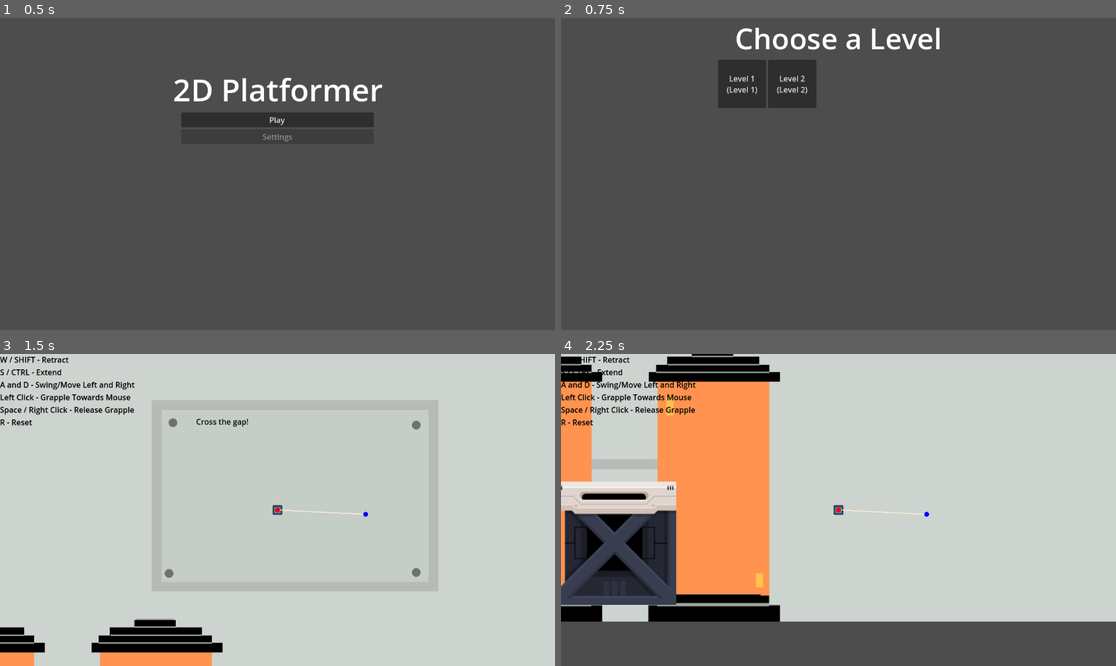
Above: before the commit, frames 1-4 (two rows, left to right).
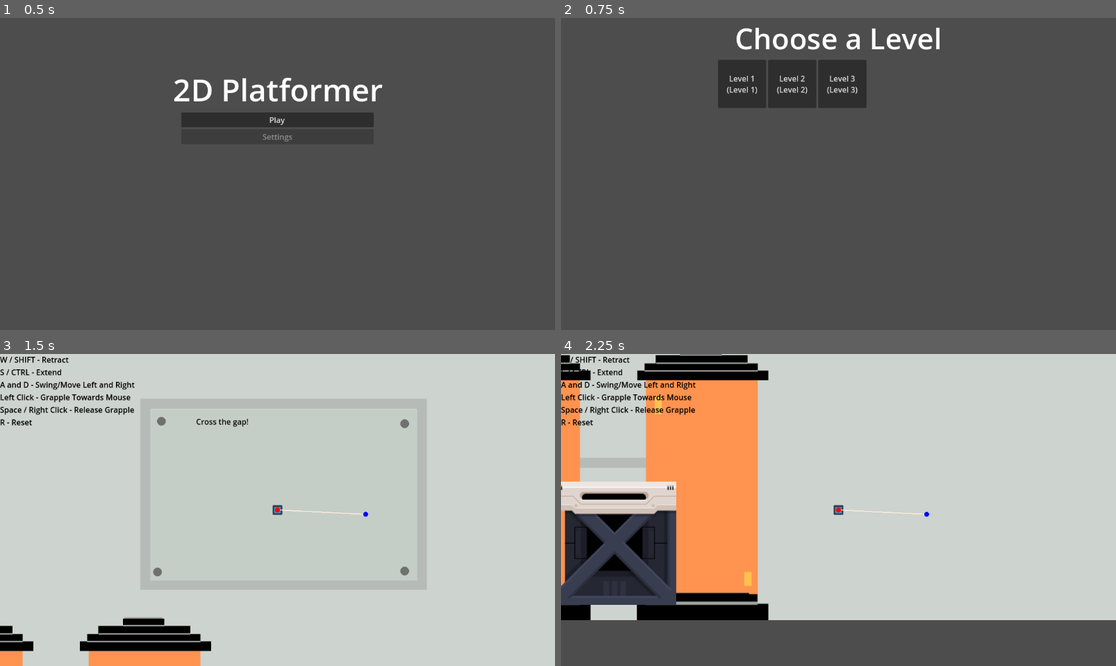
Above: after the commit, the same moments.

Repository: matthewchen146/cmpm-172-grappling-platformer
Game: Godot game, scene res://scenes/main_scenes/title/title.tscn
Same seed, same stepped clock (60 frames per second), same inputs: the game is played once before the commit and once after it. The engine's default icon, where the game draws it, is replaced by a stand-in: a white triangle on a blue panel in a dark square.
Inputs (mouse positions are in pixels of both pictures, inside the frame that each line leads up to):
- Up to frame 1 (0.5 s): no input
- Up to frame 2 (0.75 s): click "Play" at 0.5 s
- Up to frame 3 (1.5 s): click "Level 1 (Level 1)" at 1.25 s
- Up to frame 4 (2.25 s): move the mouse to (960, 494) at 2.02 s; hold Right (move_right) from 2.03 s (still down); hold S (lower) from 2.03 s (still down); click (960, 494) at 2.17 s

Frame 1 is identical in both runs. In frame 2, 1.3% of the frame differs, in the area x 46-56%, y 13-29%; in frame 3, 2.0%; in frame 4, 5.5%, in the area x 0-100%, y 0-86%.

Commit message:
Button Implemented

Diff:
--- a/scenes/main_scenes/Levels/Level1.tscn
+++ b/scenes/main_scenes/Levels/Level1.tscn
@@ -7,6 +7,7 @@
 [ext_resource type="Texture2D" uid="uid://r4pvpqt1jh30" path="res://misc/icon.svg" id="4_6ns0k"]
 [ext_resource type="Script" path="res://scripts/Button.gd" id="5_0jonn"]
 [ext_resource type="Script" path="res://scripts/Door.gd" id="6_wv75m"]
+[ext_resource type="Texture2D" uid="uid://ca0u07badv0np" path="res://Assets/Button_Anim.png" id="7_i5q6y"]
 [ext_resource type="Texture2D" uid="uid://b1dy0gufhix1s" path="res://Assets/Door_Animation_Sprites_Revised.png" id="8_1j28l"]
 
 [sub_resource type="CapsuleShape2D" id="CapsuleShape2D_uv13g"]
@@ -17,21 +18,61 @@
 height = 22.0
 
 [sub_resource type="RectangleShape2D" id="RectangleShape2D_3dfyy"]
-size = Vector2(20, 3)
+size = Vector2(16, 10.0047)
 
 [sub_resource type="RectangleShape2D" id="RectangleShape2D_upc62"]
-size = Vector2(16, 3)
+size = Vector2(9.00001, 3.49529)
 
 [sub_resource type="Animation" id="Animation_btqnr"]
 resource_name = "Button_Down"
+tracks/0/type = "value"
+tracks/0/imported = false
+tracks/0/enabled = true
+tracks/0/path = NodePath("Sprite2D:frame")
+tracks/0/interp = 1
+tracks/0/loop_wrap = true
+tracks/0/keys = {
+"times": PackedFloat32Array(0, 0.1, 0.2, 0.3),
+"transitions": PackedFloat32Array(1, 1, 1, 1),
+"update": 1,
+"values": [0, 1, 2, 3]
+}
 
 [sub_resource type="Animation" id="Animation_bhe58"]
 resource_name = "Button_Up"
+tracks/0/type = "value"
+tracks/0/imported = false
+tracks/0/enabled = true
+tracks/0/path = NodePath("Sprite2D:frame")
+tracks/0/interp = 1
+tracks/0/loop_wrap = true
+tracks/0/keys = {
+"times": PackedFloat32Array(0, 0.1, 0.2, 0.3),
+"transitions": PackedFloat32Array(1, 1, 1, 1),
+"update": 1,
+"values": [3, 2, 1, 0]
+}
+
+[sub_resource type="Animation" id="Animation_3n18f"]
+length = 0.001
+tracks/0/type = "value"
+tracks/0/imported = false
+tracks/0/enabled = true
+tracks/0/path = NodePath("Sprite2D:frame")
+tracks/0/interp = 1
+tracks/0/loop_wrap = true
+tracks/0/keys = {
+"times": PackedFloat32Array(0),
+"transitions": PackedFloat32Array(1),
+"update": 1,
+"values": [0]
+}
 
 [sub_resource type="AnimationLibrary" id="AnimationLibrary_ux273"]
 _data = {
 "Button_Down": SubResource("Animation_btqnr"),
-"Button_Up": SubResource("Animation_bhe58")
+"Button_Up": SubResource("Animation_bhe58"),
+"RESET": SubResource("Animation_3n18f")
 }
 
 [sub_resource type="RectangleShape2D" id="RectangleShape2D_qafom"]
@@ -153,7 +194,7 @@
 motion_mirroring = Vector2(2500, 0)
 
 [node name="Sprite2D" type="Sprite2D" parent="ParallaxBackground/ParallaxLayer"]
-position = Vector2(-76, 53)
+position = Vector2(-100, 50)
 texture = ExtResource("2_f8jwq")
 
 [node name="Player" type="RigidBody2D" parent="." groups=["Presser"]]
@@ -170,7 +211,6 @@
 [node name="Camera2D" type="Camera2D" parent="Player"]
 
 [node name="CollisionShape2D" type="CollisionShape2D" parent="Player"]
-visible = false
 shape = SubResource("CapsuleShape2D_uv13g")
 debug_color = Color(0, 0.627451, 0.0784314, 0.419608)
 
@@ -202,22 +242,23 @@
 [node name="Button" type="StaticBody2D" parent="Node2D"]
 position = Vector2(496, 60)
 script = ExtResource("5_0jonn")
-metadata/_edit_group_ = true
 metadata/TriggerObjects = [NodePath("../Door")]
 
 [node name="Sprite2D" type="Sprite2D" parent="Node2D/Button"]
-position = Vector2(3.40939e-05, -1.66893e-06)
-scale = Vector2(0.15625, 0.046875)
-texture = ExtResource("4_6ns0k")
+position = Vector2(0, -9)
+scale = Vector2(0.426, 0.426)
+texture = ExtResource("7_i5q6y")
+hframes = 2
+vframes = 2
 
 [node name="Base Collision" type="CollisionShape2D" parent="Node2D/Button"]
-position = Vector2(0, 1.5)
+position = Vector2(-1, -0.997646)
 shape = SubResource("RectangleShape2D_3dfyy")
 
 [node name="Area2D" type="Area2D" parent="Node2D/Button"]
 
 [node name="Button Collision" type="CollisionShape2D" parent="Node2D/Button/Area2D"]
-position = Vector2(0, -1.5)
+position = Vector2(-0.5, -8.25235)
 shape = SubResource("RectangleShape2D_upc62")
 debug_color = Color(0, 0.6, 0.701961, 0.419608)
 
--- a/scenes/main_scenes/Levels/Level2.tscn
+++ b/scenes/main_scenes/Levels/Level2.tscn
@@ -7,6 +7,7 @@
 [ext_resource type="Texture2D" uid="uid://r4pvpqt1jh30" path="res://misc/icon.svg" id="4_r6yws"]
 [ext_resource type="Script" path="res://scripts/Button.gd" id="5_gicgk"]
 [ext_resource type="Script" path="res://scripts/Door.gd" id="6_j2pwe"]
+[ext_resource type="Texture2D" uid="uid://ca0u07badv0np" path="res://Assets/Button_Anim.png" id="7_gplrf"]
 [ext_resource type="Texture2D" uid="uid://b1dy0gufhix1s" path="res://Assets/Door_Animation_Sprites_Revised.png" id="8_s23in"]
 
 [sub_resource type="CapsuleShape2D" id="CapsuleShape2D_e0xi0"]
@@ -16,25 +17,65 @@
 radius = 9.0
 height = 22.0
 
-[sub_resource type="RectangleShape2D" id="RectangleShape2D_nnqoc"]
-size = Vector2(20, 3)
-
-[sub_resource type="RectangleShape2D" id="RectangleShape2D_gxpej"]
-size = Vector2(16, 3)
+[sub_resource type="RectangleShape2D" id="RectangleShape2D_lnlpm"]
+size = Vector2(16, 10.0047)
+
+[sub_resource type="RectangleShape2D" id="RectangleShape2D_c5xeq"]
+size = Vector2(9.00001, 3.49529)
 
 [sub_resource type="Animation" id="Animation_btqnr"]
 resource_name = "Button_Down"
+tracks/0/type = "value"
+tracks/0/imported = false
+tracks/0/enabled = true
+tracks/0/path = NodePath("Sprite2D:frame")
+tracks/0/interp = 1
+tracks/0/loop_wrap = true
+tracks/0/keys = {
+"times": PackedFloat32Array(0, 0.1, 0.2, 0.3),
+"transitions": PackedFloat32Array(1, 1, 1, 1),
+"update": 1,
+"values": [0, 1, 2, 3]
+}
 
 [sub_resource type="Animation" id="Animation_bhe58"]
 resource_name = "Button_Up"
+tracks/0/type = "value"
+tracks/0/imported = false
+tracks/0/enabled = true
+tracks/0/path = NodePath("Sprite2D:frame")
+tracks/0/interp = 1
+tracks/0/loop_wrap = true
+tracks/0/keys = {
+"times": PackedFloat32Array(0, 0.1, 0.2, 0.3),
+"transitions": PackedFloat32Array(1, 1, 1, 1),
+"update": 1,
+"values": [3, 2, 1, 0]
+}
+
+[sub_resource type="Animation" id="Animation_3n18f"]
+length = 0.001
+tracks/0/type = "value"
+tracks/0/imported = false
+tracks/0/enabled = true
+tracks/0/path = NodePath("Sprite2D:frame")
+tracks/0/interp = 1
+tracks/0/loop_wrap = true
+tracks/0/keys = {
+"times": PackedFloat32Array(0),
+"transitions": PackedFloat32Array(1),
+"update": 1,
+"values": [0]
+}
 
 [sub_resource type="AnimationLibrary" id="AnimationLibrary_ux273"]
 _data = {
 "Button_Down": SubResource("Animation_btqnr"),
-"Button_Up": SubResource("Animation_bhe58")
-}
-
-[sub_resource type="RectangleShape2D" id="RectangleShape2D_x0bm2"]
+"Button_Up": SubResource("Animation_bhe58"),
+"RESET": SubResource("Animation_3n18f")
+}
+
+[sub_resource type="RectangleShape2D" id="RectangleShape2D_gfpil"]
 size = Vector2(68, 116)
 
 [sub_resource type="Animation" id="Animation_iqff6"]
@@ -199,25 +240,26 @@
 [node name="Node2D" type="Node2D" parent="."]
 
 [node name="Button" type="StaticBody2D" parent="Node2D"]
-position = Vector2(399, 61)
+position = Vector2(496, 60)
 script = ExtResource("5_gicgk")
-metadata/_edit_group_ = true
 metadata/TriggerObjects = [NodePath("../Door")]
 
 [node name="Sprite2D" type="Sprite2D" parent="Node2D/Button"]
-position = Vector2(3.40939e-05, -1.66893e-06)
-scale = Vector2(0.15625, 0.046875)
-texture = ExtResource("4_r6yws")
+position = Vector2(0, -9)
+scale = Vector2(0.426, 0.426)
+texture = ExtResource("7_gplrf")
+hframes = 2
+vframes = 2
 
 [node name="Base Collision" type="CollisionShape2D" parent="Node2D/Button"]
-position = Vector2(0, 1.5)
-shape = SubResource("RectangleShape2D_nnqoc")
+position = Vector2(-1, -0.997646)
+shape = SubResource("RectangleShape2D_lnlpm")
 
 [node name="Area2D" type="Area2D" parent="Node2D/Button"]
 
 [node name="Button Collision" type="CollisionShape2D" parent="Node2D/Button/Area2D"]
-position = Vector2(0, -1.5)
-shape = SubResource("RectangleShape2D_gxpej")
+position = Vector2(-0.5, -8.25235)
+shape = SubResource("RectangleShape2D_c5xeq")
 debug_color = Color(0, 0.6, 0.701961, 0.419608)
 
 [node name="AnimationPlayer" type="AnimationPlayer" parent="Node2D/Button"]
--- a/scenes/main_scenes/Levels/Level3.tscn
+++ b/scenes/main_scenes/Levels/Level3.tscn
@@ -7,6 +7,7 @@
 [ext_resource type="Texture2D" uid="uid://r4pvpqt1jh30" path="res://misc/icon.svg" id="4_ldhoi"]
 [ext_resource type="Script" path="res://scripts/Button.gd" id="5_6yi48"]
 [ext_resource type="Script" path="res://scripts/Door.gd" id="6_fytqi"]
+[ext_resource type="Texture2D" uid="uid://ca0u07badv0np" path="res://Assets/Button_Anim.png" id="7_xm0bd"]
 [ext_resource type="Texture2D" uid="uid://b1dy0gufhix1s" path="res://Assets/Door_Animation_Sprites_Revised.png" id="8_l7pgr"]
 
 [sub_resource type="CapsuleShape2D" id="CapsuleShape2D_gq05c"]
@@ -16,25 +17,65 @@
 radius = 9.0
 height = 22.0
 
-[sub_resource type="RectangleShape2D" id="RectangleShape2D_6yvin"]
-size = Vector2(20, 3)
-
-[sub_resource type="RectangleShape2D" id="RectangleShape2D_n8fyk"]
-size = Vector2(16, 3)
+[sub_resource type="RectangleShape2D" id="RectangleShape2D_4jh31"]
+size = Vector2(16, 10.0047)
+
+[sub_resource type="RectangleShape2D" id="RectangleShape2D_woeca"]
+size = Vector2(9.00001, 3.49529)
 
 [sub_resource type="Animation" id="Animation_btqnr"]
 resource_name = "Button_Down"
+tracks/0/type = "value"
+tracks/0/imported = false
+tracks/0/enabled = true
+tracks/0/path = NodePath("Sprite2D:frame")
+tracks/0/interp = 1
+tracks/0/loop_wrap = true
+tracks/0/keys = {
+"times": PackedFloat32Array(0, 0.1, 0.2, 0.3),
+"transitions": PackedFloat32Array(1, 1, 1, 1),
+"update": 1,
+"values": [0, 1, 2, 3]
+}
 
 [sub_resource type="Animation" id="Animation_bhe58"]
 resource_name = "Button_Up"
+tracks/0/type = "value"
+tracks/0/imported = false
+tracks/0/enabled = true
+tracks/0/path = NodePath("Sprite2D:frame")
+tracks/0/interp = 1
+tracks/0/loop_wrap = true
+tracks/0/keys = {
+"times": PackedFloat32Array(0, 0.1, 0.2, 0.3),
+"transitions": PackedFloat32Array(1, 1, 1, 1),
+"update": 1,
+"values": [3, 2, 1, 0]
+}
+
+[sub_resource type="Animation" id="Animation_3n18f"]
+length = 0.001
+tracks/0/type = "value"
+tracks/0/imported = false
+tracks/0/enabled = true
+tracks/0/path = NodePath("Sprite2D:frame")
+tracks/0/interp = 1
+tracks/0/loop_wrap = true
+tracks/0/keys = {
+"times": PackedFloat32Array(0),
+"transitions": PackedFloat32Array(1),
+"update": 1,
+"values": [0]
+}
 
 [sub_resource type="AnimationLibrary" id="AnimationLibrary_ux273"]
 _data = {
 "Button_Down": SubResource("Animation_btqnr"),
-"Button_Up": SubResource("Animation_bhe58")
-}
-
-[sub_resource type="RectangleShape2D" id="RectangleShape2D_vwv8d"]
+"Button_Up": SubResource("Animation_bhe58"),
+"RESET": SubResource("Animation_3n18f")
+}
+
+[sub_resource type="RectangleShape2D" id="RectangleShape2D_nk5pv"]
 size = Vector2(68, 116)
 
 [sub_resource type="Animation" id="Animation_iqff6"]
@@ -197,28 +238,30 @@
 R - Reset"
 
 [node name="Node2D" type="Node2D" parent="."]
-position = Vector2(4, 0)
+position = Vector2(-188, 205)
 
 [node name="Button" type="StaticBody2D" parent="Node2D"]
-position = Vector2(-115, 283)
+position = Vector2(78, 79)
 script = ExtResource("5_6yi48")
+metadata/TriggerObjects = [NodePath("../Door")]
 metadata/_edit_group_ = true
-metadata/TriggerObjects = [NodePath("../Door")]
 
 [node name="Sprite2D" type="Sprite2D" parent="Node2D/Button"]
-position = Vector2(3.40939e-05, -1.66893e-06)
-scale = Vector2(0.15625, 0.046875)
-texture = ExtResource("4_ldhoi")
+position = Vector2(0, -9)
+scale = Vector2(0.426, 0.426)
+texture = ExtResource("7_xm0bd")
+hframes = 2
+vframes = 2
 
 [node name="Base Collision" type="CollisionShape2D" parent="Node2D/Button"]
-position = Vector2(0, 1.5)
-shape = SubResource("RectangleShape2D_6yvin")
+position = Vector2(-1, -0.997646)
+shape = SubResource("RectangleShape2D_4jh31")
 
 [node name="Area2D" type="Area2D" parent="Node2D/Button"]
 
 [node name="Button Collision" type="CollisionShape2D" parent="Node2D/Button/Area2D"]
-position = Vector2(0, -1.5)
-shape = SubResource("RectangleShape2D_n8fyk")
+position = Vector2(-0.5, -8.25235)
+shape = SubResource("RectangleShape2D_woeca")
 debug_color = Color(0, 0.6, 0.701961, 0.419608)
 
 [node name="AnimationPlayer" type="AnimationPlayer" parent="Node2D/Button"]
@@ -227,7 +270,7 @@
 }
 
 [node name="Door" type="StaticBody2D" parent="Node2D"]
-position = Vector2(-339, 262)
+position = Vector2(-115, 57)
 scale = Vector2(0.5, 0.5)
 script = ExtResource("6_fytqi")
 LevelNumToEnter = 3
--- a/scenes/main_scenes/level_select/level_select.gd
+++ b/scenes/main_scenes/level_select/level_select.gd
@@ -9,7 +9,8 @@
 
 	var level_metas = [
 		{"path": "res://scenes/main_scenes/Levels/Level1.tscn", "name": "Level 1"},
-		{"path": "res://scenes/main_scenes/Levels/Level2.tscn", "name": "Level 2"}
+		{"path": "res://scenes/main_scenes/Levels/Level2.tscn", "name": "Level 2"},
+		{"path": "res://scenes/main_scenes/Levels/Level3.tscn", "name": "Level 3"}
 	]
 
 	var level_number = 1
Binary file added: Assets/Button_Anim.png
Not shown, added: Assets/Button_Anim.png.import
Not shown: 1 places in scenes/main_scenes/Levels/Level1.tscn that only renumber resources
Not shown: 4 places in scenes/main_scenes/Levels/Level2.tscn that only renumber resources
Not shown: 4 places in scenes/main_scenes/Levels/Level3.tscn that only renumber resources
